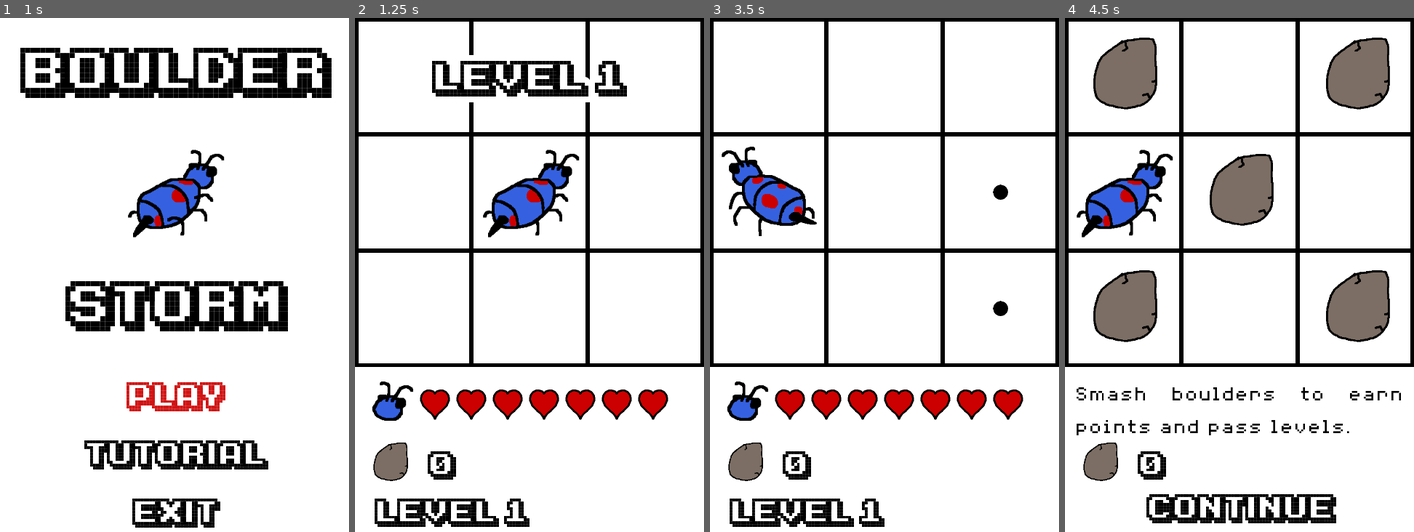
Above: before the commit, frames 1-4 (left to right).
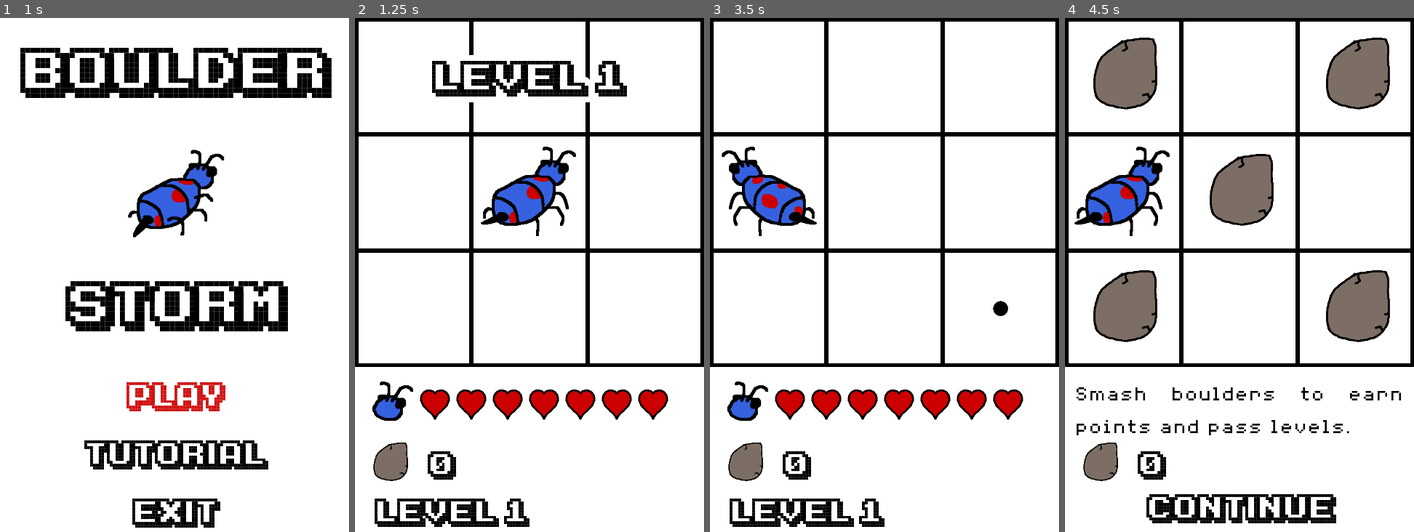
Above: after the commit, the same moments.

Repository: sulianthual/boulderstorm
Game: Godot game, scene res://Main.tscn
Same seed, same stepped clock (60 frames per second), same inputs: the game is played once before the commit and once after it.
Inputs:
- Up to frame 1 (1 s): click "Play" at 0.5 s
- Up to frame 2 (1.25 s): no input
- Up to frame 3 (3.5 s): hold Up (ui_up) 1.28-2.78 s; tap Space (ui_select) at 1.52, 2.27 s; hold Left (ui_left) from 2.78 s (still down)
- Up to frame 4 (4.5 s): tap Space (ui_select) at 3.77 s; release Left (ui_left) at 4.25 s; click "Continue" at 4.25 s

Frame 1 is identical in both runs. In frame 2, 1.4% of the frame differs, in the area x 36-65%, y 25-43%; in frame 3, 0.1%; in frame 4, 1.4%.

Commit message:
animations

Diff:
--- a/Play.gd
+++ b/Play.gd
@@ -7,14 +7,16 @@
 
 # Game Parameters (may edit here)
 var hpref: int=7 # starting health for player (must be <=5)
-var levelscores=[3,8,15,24,35,48,61,76]# scores needed to increases each level
-#var levelscores=[1,2,3,4,5]# scores needed to increases each level
+var levelscores=[3,8,15,24,35,48,61,76,93]# scores needed to increases each level
+#var levelscores=[1,2,3,4,5,6,7,8,9]# scores needed to increases each level
 var btmax: float = 1# max beat time in seconds (at level 1)
-var btmin: float = 0.6# min beat time in seconds (at max level)
-var bminlvlmin: int =1 # min boulder number that can randomly fall each beat (at min level)
+var btmin: float = 0.5# min beat time in seconds (at max level)
+var bminlvlmin: int =0 # min boulder number that can randomly fall each beat (at min level)
 var bmaxlvlmin: int =3 # max boulder number that can randomly fall each beat (at min level)
 var bminlvlmax: int =1 # min boulder (at max level)
-var bmaxlvlmax: int =9 # max boulder (at max level)
+var bmaxlvlmax: int =7 # max boulder (at max level)
+#
+var bnone: float=0.1# change that no new boulder at all during one round
 
 
 ################
@@ -287,16 +289,16 @@
 	if level<levelmax:
 		# background color (linear)
 		var tempo=float(level)/float(levelmax)
-		$GridColor.color = Color(1, 1-tempo*0.9, 1-tempo*0.9, 1-tempo*0.5) # to red
+		$GridColor.color = Color(1, 1-tempo*0.9, 1-tempo*0.9, tempo*0.9) # to red
 		# beat speed (power law, est )
 		btnow=btmax*pow(btmin/btmax,float(level-1)/float(levelmax-1))
 		$BeatTimer.wait_time= btnow
 		# randomized boulders (linear)
-		bmin = int( bminlvlmin+float(level)/float(levelmax)*(bminlvlmax-bminlvlmin) )
-		bmax = int( bmaxlvlmin+float(level)/float(levelmax)*(bmaxlvlmax-bmaxlvlmin) )
+		bmin = int(round( bminlvlmin+float(level)/float(levelmax)*(bminlvlmax-bminlvlmin) ))
+		bmax = int(round( bmaxlvlmin+float(level)/float(levelmax)*(bmaxlvlmax-bmaxlvlmin) ))
 	else:
 		# background color
-		$GridColor.color = Color(1, 1-0.9, 1-0.9, 0.5) # alsmot red
+		$GridColor.color = Color(1, 1-0.9, 1-0.9, 0.9) # alsmot red
 		# beat speed
 		btnow=btmin
 		$BeatTimer.wait_time=btnow
@@ -456,7 +458,6 @@
 		ipn=ip
 		jpn=jp
 		sp=0# revert to stand
-		op=0
 		$Player.place(ip,jp,sp,op)
 	# Player is hurt / wants to move
 	elif sp == 3:
@@ -485,11 +486,14 @@
 	sgbnew=matrix3x3fill(sgbnew,0)
 	# method: random boulders each turn
 	if dorandomboulders:
-		var newb=rng.randi_range(bmin,bmax)
-		for n in range(newb):
-			var newi=rng.randi_range(0,2)
-			var newj=rng.randi_range(0,2)
-			sgbnew[newi][newj]=1
+		if rng.randf()>bnone:# small odds of no new boulders
+			var newb=rng.randi_range(bmin,bmax)
+			for n in range(newb):
+				var newi=rng.randi_range(0,2)
+				var newj=rng.randi_range(0,2)
+				sgbnew[newi][newj]=1
+
+
 	if docyclicboulders:
 		for i in range(3):
 			for j in range(3):
@@ -644,18 +648,19 @@
 		$Player/DeathSound.play()
 	elif playerwasjusthit==true:
 		$Player/HurtSound.play()
-	elif aboulderwascracked==true:
+	if aboulderwascracked==true:
 		$Player/CrackSound.play()
+		$Player/CoinSound.play()
 	elif playerhasdashed == true:
 		$Player/DashSound.play()
-	else:
-		# environment sounds
-		if aboulderisincoming==true:
-			$WarnSound.play()
-		if aboulderisfalling == true:
-			$FallSound.play()
-		if aboulderhasdecayed==true:
-			$DecaySound.play()
+
+	# environment sounds
+	if aboulderisincoming==true:
+		$WarnSound.play()
+	if aboulderisfalling == true:
+		$FallSound.play()
+	if aboulderhasdecayed==true:
+		$DecaySound.play()
 
 
 	# reset triggers
--- a/Player.tscn
+++ b/Player.tscn
@@ -27,6 +27,7 @@
 [ext_resource path="res://data/images/player_down4.png" type="Texture" id=25]
 [ext_resource path="res://data/images/player_down1.png" type="Texture" id=26]
 [ext_resource path="res://data/images/player_down2.png" type="Texture" id=27]
+[ext_resource path="res://data/audio/coin.wav" type="AudioStream" id=28]
 
 [sub_resource type="SpriteFrames" id=3]
 animations = [ {
@@ -103,7 +104,7 @@
 [node name="AnimatedSprite" type="AnimatedSprite" parent="."]
 frames = SubResource( 1 )
 animation = "right"
-frame = 7
+frame = 1
 playing = true
 
 [node name="ArrowSprite" type="AnimatedSprite" parent="."]
@@ -123,3 +124,6 @@
 
 [node name="HurtSound" type="AudioStreamPlayer" parent="."]
 stream = ExtResource( 15 )
+
+[node name="CoinSound" type="AudioStreamPlayer" parent="."]
+stream = ExtResource( 28 )
--- a/Smoke.gd
+++ b/Smoke.gd
@@ -25,9 +25,14 @@
 	elif sb == 1:
 		show()
 		$AnimatedSprite.animation="smoke"
+		$AnimatedSprite.stop()
+		$AnimatedSprite.play()
+
 	elif sb == 2:
 		show()
 		$AnimatedSprite.animation="smoke"
+		$AnimatedSprite.stop()
+		$AnimatedSprite.play()
 
 # Change animation speed
 func setspeedscale(speedscale):
--- a/Smoke.tscn
+++ b/Smoke.tscn
@@ -1,14 +1,20 @@
-[gd_scene load_steps=4 format=2]
+[gd_scene load_steps=10 format=2]
 
-[ext_resource path="res://data/images/bouldersmoke.png" type="Texture" id=1]
+[ext_resource path="res://data/images/bouldersmoke5.png" type="Texture" id=1]
 [ext_resource path="res://Smoke.gd" type="Script" id=2]
+[ext_resource path="res://data/images/bouldersmoke4.png" type="Texture" id=3]
+[ext_resource path="res://data/images/bouldersmoke6.png" type="Texture" id=4]
+[ext_resource path="res://data/images/bouldersmoke3.png" type="Texture" id=5]
+[ext_resource path="res://data/images/bouldersmoke1.png" type="Texture" id=6]
+[ext_resource path="res://data/images/bouldersmoke7.png" type="Texture" id=7]
+[ext_resource path="res://data/images/bouldersmoke2.png" type="Texture" id=8]
 
 [sub_resource type="SpriteFrames" id=1]
 animations = [ {
-"frames": [ ExtResource( 1 ) ],
+"frames": [ ExtResource( 6 ), ExtResource( 8 ), ExtResource( 5 ), ExtResource( 3 ), ExtResource( 1 ), ExtResource( 4 ), ExtResource( 7 ), ExtResource( 7 ), ExtResource( 7 ), ExtResource( 7 ), ExtResource( 7 ) ],
 "loop": true,
 "name": "smoke",
-"speed": 5.0
+"speed": 8.0
 } ]
 
 [node name="Smoke" type="Node2D"]
@@ -18,3 +24,4 @@
 scale = Vector2( 0.75, 0.75 )
 frames = SubResource( 1 )
 animation = "smoke"
+frame = 1
Not shown: 1 places in Player.tscn that only renumber resources
Not shown, added: data/audio/coin.wav.import
Binary file added: data/images/bouldersmoke1.png
Not shown, added: data/images/bouldersmoke1.png.import
Binary file added: data/images/bouldersmoke2.png
Not shown, added: data/images/bouldersmoke2.png.import
Binary file added: data/images/bouldersmoke3.png
Not shown, added: data/images/bouldersmoke3.png.import
Binary file added: data/images/bouldersmoke4.png
Not shown, added: data/images/bouldersmoke4.png.import
Binary file added: data/images/bouldersmoke5.png
Not shown, added: data/images/bouldersmoke5.png.import
(and 6 more such lines)
